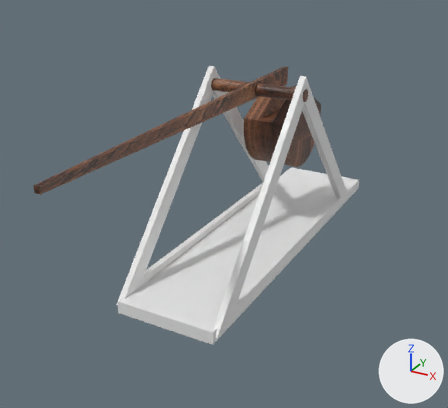
An edit to the Blender file art/trebuchet.blend, drawn before and after from the same camera.
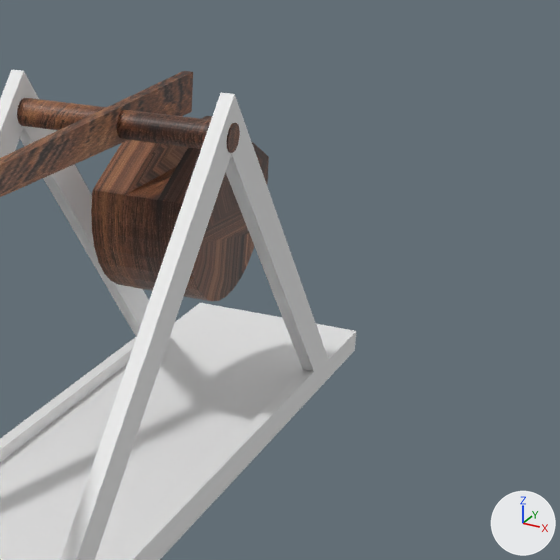
Old and new are each drawn whole from a camera (50 mm lens) standing at (10.72, -22.06, 12.58) and looking at (-1.76, 0.62, 1.24) and again close up on the part from 45% to 100% of the width and 9% to 69% of the height. Arrows for +X, +Y and +Z are at lower right; the lights stay in place.

In view in the first close-up: 'arm', 'bar', 'counterweight', 'pivot', 'stand1', 'stand1.001'.
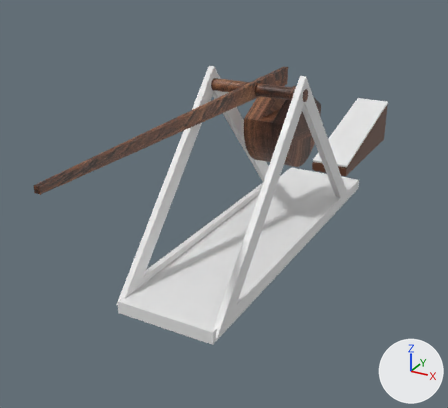
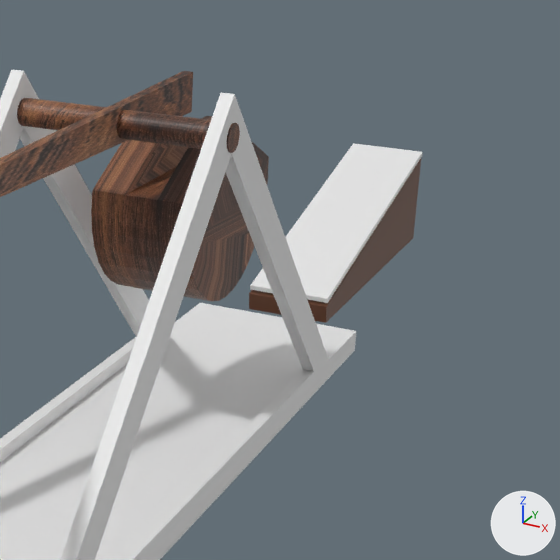
The change, as a list of edits to the scene's bpy script:
```text
Add img_frame_png_001:
    img_frame_png_001 = load_image('frame.png.001', 'frame.png', 1000, 667, 'sRGB')
Add mat_dark_wood_001:
    mat_dark_wood_001 = bpy.data.materials.new('dark_wood.001')
    mat_dark_wood_001.use_nodes = True; mat_dark_wood_001.node_tree.nodes.clear()
    _N = mat_dark_wood_001.node_tree.nodes; _L = mat_dark_wood_001.node_tree.links
    n0 = _N.new('ShaderNodeBsdfPrincipled'); n0.name = 'Principled BSDF'
    n1 = _N.new('ShaderNodeOutputMaterial'); n1.name = 'Material Output'
    n2 = _N.new('ShaderNodeTexImage'); n2.name = 'Image Texture'
    n2.image = img_frame_png_001
    n3 = _N.new('ShaderNodeAttribute'); n3.name = 'Attribute'
    _L.new(n0.outputs[0], n1.inputs[0])  # 'BSDF' to 'Surface'
    _L.new(n2.outputs[0], n0.inputs[0])  # 'Color' to 'Base Color'
    _L.new(n3.outputs[1], n2.inputs[0])  # 'Vector' to 'Vector'
Add mat_light_wood_001:
    mat_light_wood_001 = principled_material('light_wood.001')
    mat_light_wood_001.base_color = (0.8, 0.8, 0.8)  # white #e7e7e7
Add me_cube:
    me_cube.from_pydata(...)  # 8 vertices, 6 faces; spans x -1.0..1.0, y -3.76..4.28, z -0.94..1.38
    me_cube.materials.append(mat_dark_wood_001)
Add me_m_hill:
    me_m_hill.from_pydata(...)  # a box spanning x -1.0..1.0, y -4.0..4.0, z -0.06..0.06
    me_m_hill.materials.append(mat_light_wood_001)  # its picture is missing
Add ob_cube:
    ob_cube = bpy.data.objects.new('Cube', me_cube)
    ob_cube.location = (0.0, 13.67, 0.0)
    ob_cube.rotation_euler = (0.244, 0.0, 0.0)  # degrees (14, 0, 0)
Add ob_hill:
    ob_hill = bpy.data.objects.new('hill', me_m_hill)
    ob_hill.location = (0.0, 13.67, 1.52)
    ob_hill.rotation_euler = (0.239, 0.0, 0.0)  # degrees (14, 0, 0)
```

Pixel boxes [x1, y1, x2, y2] of what changed, in the close-ups (560 x 560 px):
'hill', added: after [250, 143, 422, 303]
'Cube', added: after [249, 159, 421, 323]
